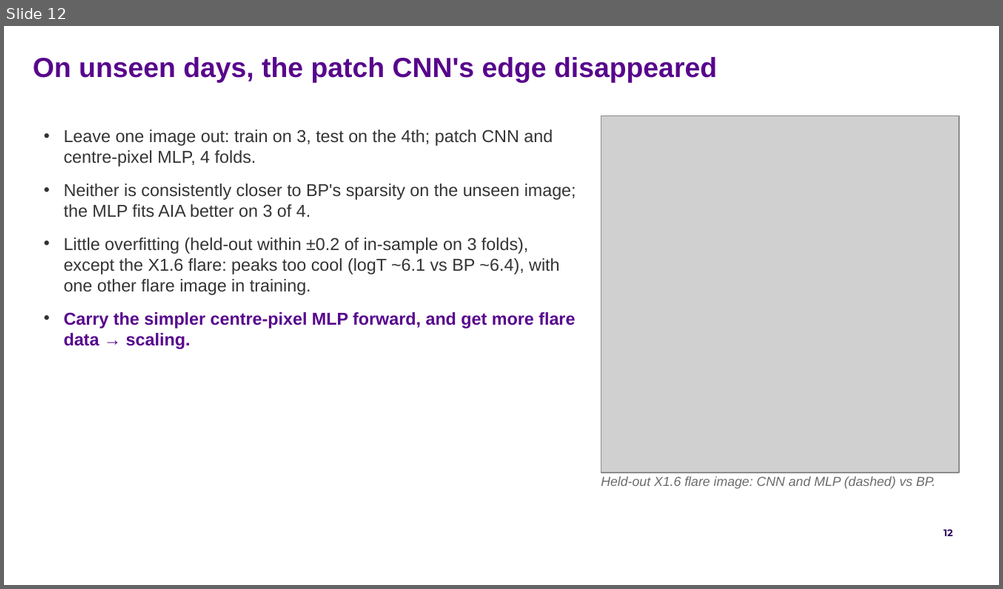
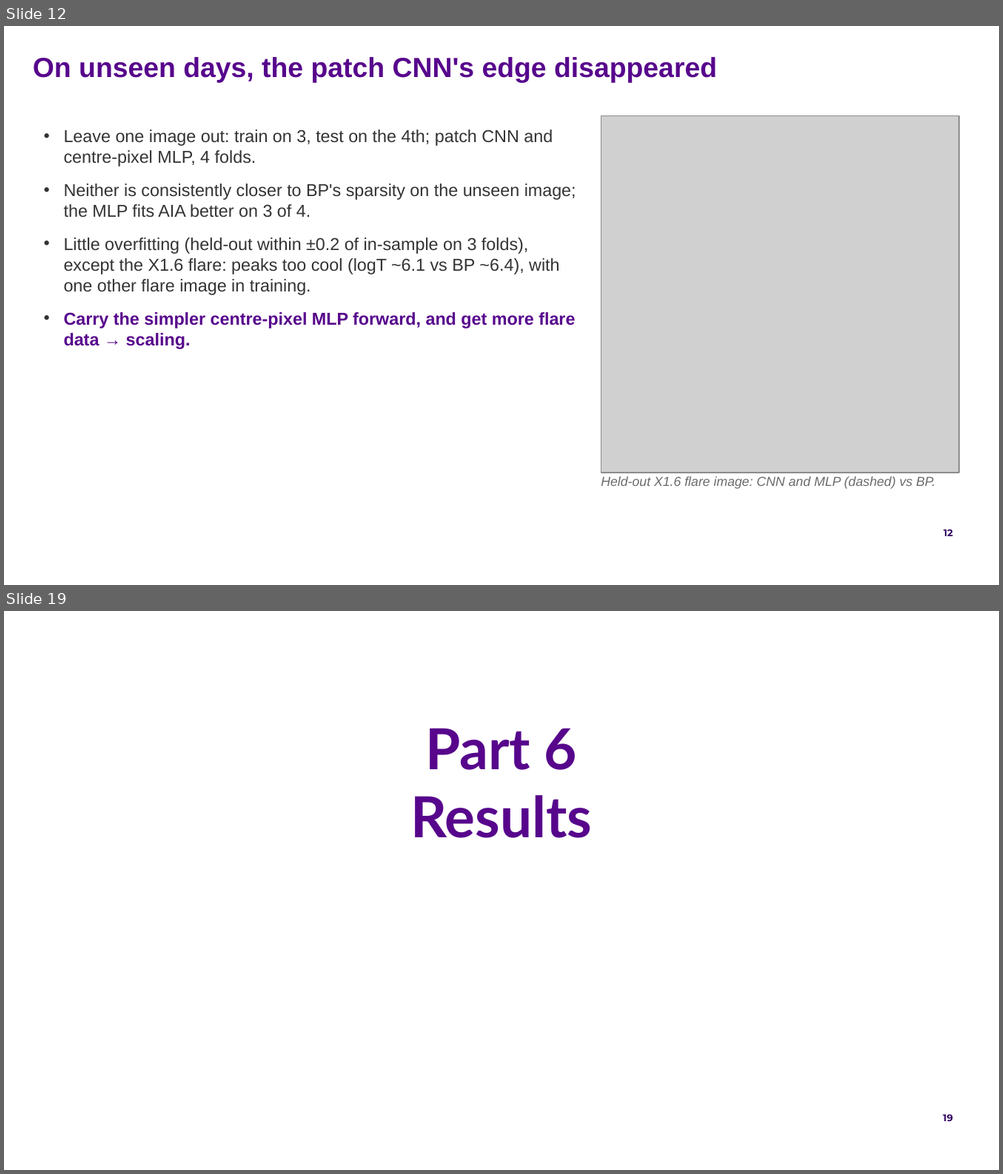
Before and after one commit to FruitPnchSamuraiG/solar-dem-inversion, a slide deck: slides/DEM_deck_v2.pptx. Shown one above the other, each under a label of ours: slide 12 before the commit, slides 12 and 19 after it; the slides between them are not shown. The pictures are 1003x589 and 1003x1174 pixels, drawn with LibreOffice and Linux fonts; fonts in the diff are those of the drawing; grey boxes stand for pictures; background and template pictures are left out. Boxes give left, top, right and bottom in pixels: in the first picture for what was removed or moved away, otherwise in the second. Text is boxed around its words. In the diff, an @@ line names an element or a change of style, - is before the commit and + after.

```diff
--- a/slides/DEM_deck_v2.pptx
+++ b/slides/DEM_deck_v2.pptx
@@ slide 19 added at [4, 611, 999, 1170], background picture (left out); not listed: 1 template element that a slide beside it also shows @@
@@ title added at [410, 728, 592, 838], 41 pt, text #57068C, bold @@
+Part 6
+Results
```
Also in this commit, not shown: 1 slide changed, 18 other slides added, 3 other files.
